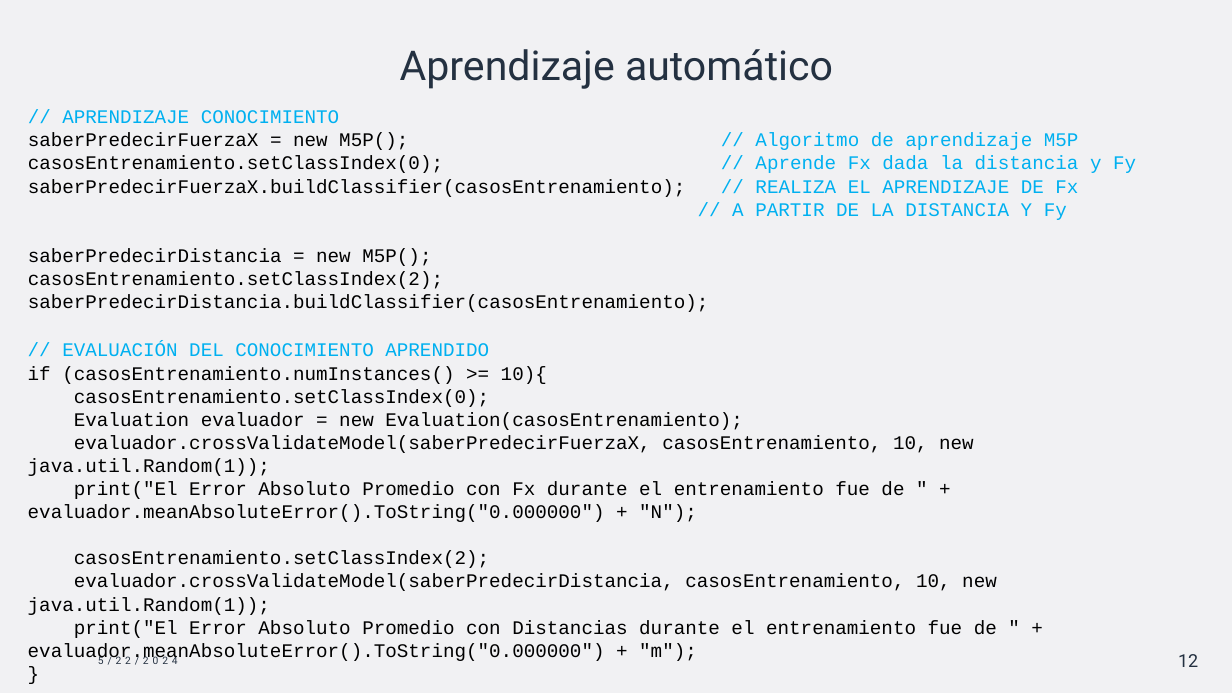
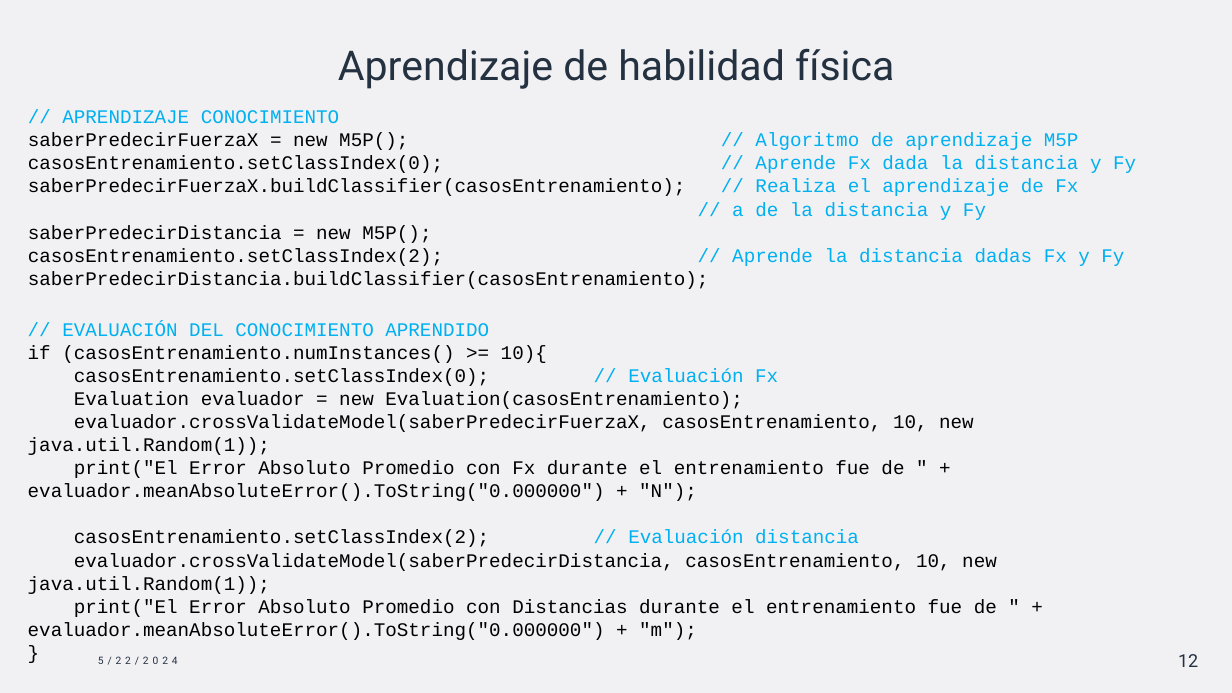
Before and after one commit to ignamarga1/Bowling24, a slide deck: slide 12 of La bolera.pptx. Drawn at 1232x693 pixels with LibreOffice and Linux fonts; fonts in the diff are those of the drawing. Boxes give left, top, right and bottom in pixels: in the first picture for what was removed or moved away, otherwise in the second. Text is boxed around its words. In the diff, an @@ line names an element or a change of style, - is before the commit and + after.

```diff
--- a/La bolera.pptx
+++ b/La bolera.pptx
@@ title at (338, 49, 894, 89): text changed @@
-Aprendizaje automático
+Aprendizaje de habilidad física
@@ text at (732, 179, 1078, 220): text changed @@
-saberPredecirFuerzaX.buildClassifier(casosEntrenamiento); // REALIZA EL APRENDIZAJE DE Fx
-// A PARTIR DE LA DISTANCIA Y Fy
+saberPredecirFuerzaX.buildClassifier(casosEntrenamiento); // Realiza el aprendizaje de Fx
+// a de la distancia y Fy
@@ text at (28, 248, 1124, 266): text changed @@
-casosEntrenamiento.setClassIndex(2);
+casosEntrenamiento.setClassIndex(2); // Aprende la distancia dadas Fx y Fy
@@ text "// EVALUACIÓN DEL CONOCIMIENTO APRENDIDO": place and size @@
-text "// EVALUACIÓN DEL CONOCIMIENTO APRENDIDO" at (28, 343, 997, 661)
+text "// EVALUACIÓN DEL CONOCIMIENTO APRENDIDO" at (28, 322, 997, 640)
@@ text at (74, 368, 778, 386): text changed @@
-casosEntrenamiento.setClassIndex(0);
+casosEntrenamiento.setClassIndex(0); // Evaluación Fx
@@ text at (74, 530, 859, 547): text changed @@
-casosEntrenamiento.setClassIndex(2);
+casosEntrenamiento.setClassIndex(2); // Evaluación distancia
```
Also in this commit, not shown: 9 other slides changed.
